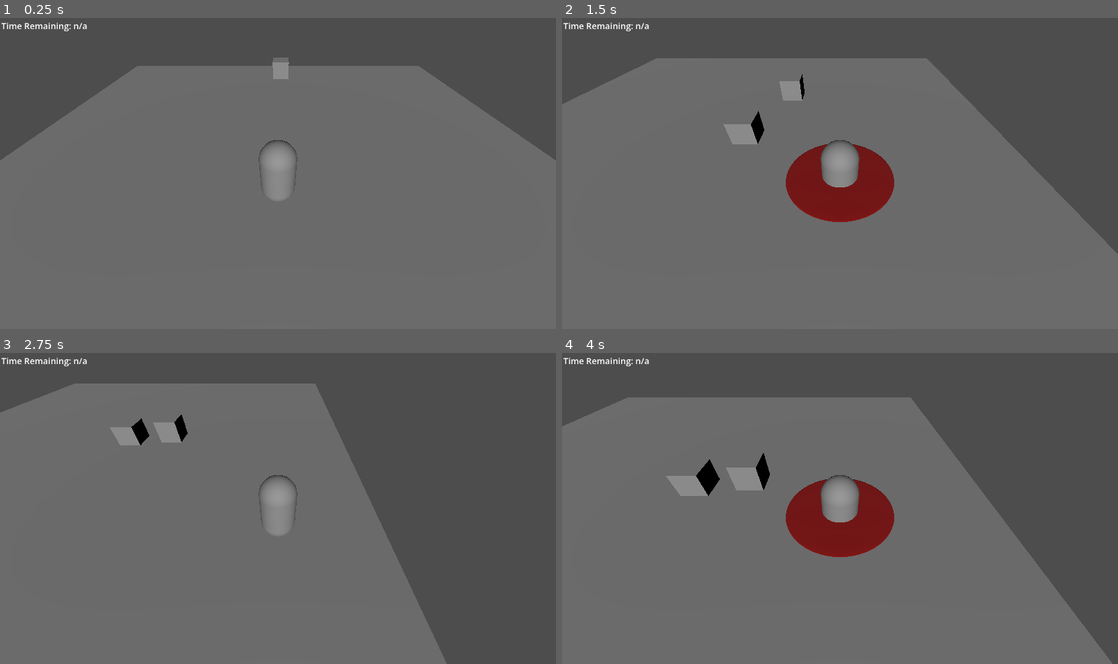
Above: before the commit, frames 1-4 (two rows, left to right).
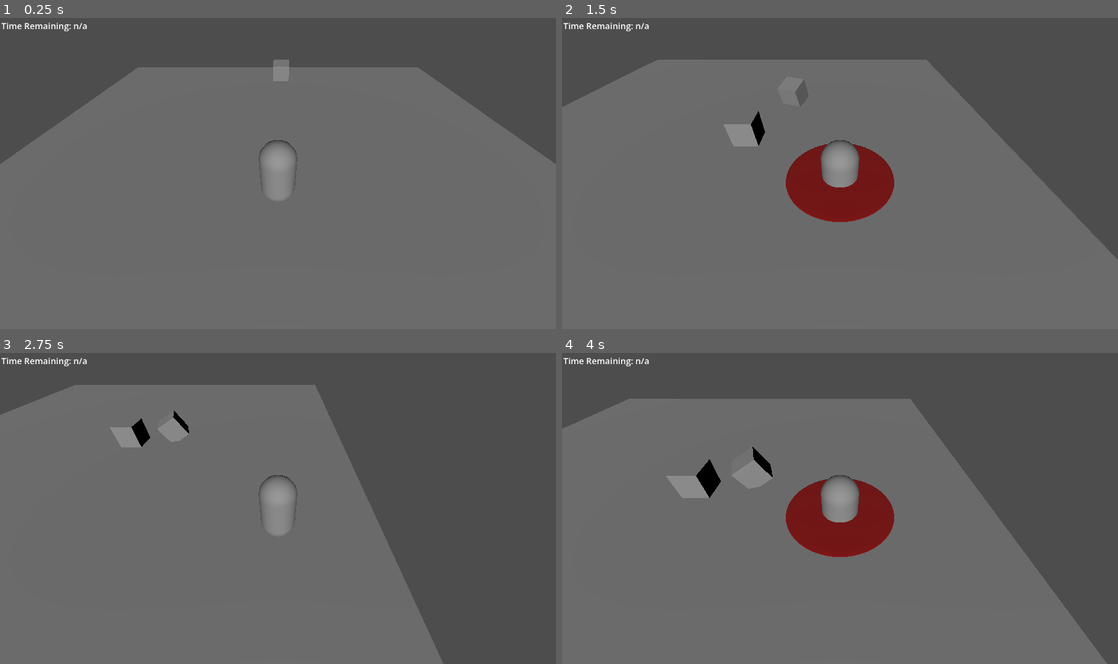
Above: after the commit, the same moments.

Repository: notadoctortired/InvinciKnight
Game: Godot game, scene res://Maps/level.tscn
Same seed, same stepped clock (60 frames per second), same inputs: the game is played once before the commit and once after it.
Inputs:
- Up to frame 1 (0.25 s): no input
- Up to frame 2 (1.5 s): hold D (right) 0.53-1.28 s; hold Space (swing) 0.53-1.28 s; hold S (down) from 1.28 s (still down); tap Space (swing) at 1.35 s
- Up to frame 3 (2.75 s): release S (down) at 2.03 s; hold D (right) from 2.03 s (still down); hold Space (swing) from 2.03 s (still down)
- Up to frame 4 (4 s): release D (right) at 2.78 s; release Space (swing) at 2.78 s; hold W (up) 2.78-3.53 s; tap Space (swing) at 2.85 s; hold A (left) from 3.53 s (still down); hold Space (swing) from 3.53 s (still down)

The runs differ from the first frame. In frame 1, 0.7% of the frame differs, in the area x 0-100%, y 12-47%; in frame 2, 0.9%; in frame 3, 0.8%; in frame 4, 1.3%, in the area x 0-99%, y 14-100%.
Error in both runs: Attempt to call function 'get_node' in base 'null instance' on a null instance. (res://Buildings/KOTH)

Commit message:
Peasant AI now looks at its target destination

Diff:
--- a/AI/Peasant/peasant.tscn
+++ b/AI/Peasant/peasant.tscn
@@ -7,6 +7,7 @@
 [sub_resource type="BoxShape3D" id="BoxShape3D_bt1o5"]
 
 [node name="Peasant" type="CharacterBody3D" unique_id=252368505]
+axis_lock_linear_y = true
 script = ExtResource("1_bt1o5")
 speed = 1.0
 health = 10.0
--- a/AI/Peasant/peasant_controller.gd
+++ b/AI/Peasant/peasant_controller.gd
@@ -48,6 +48,8 @@
 	if not is_on_floor():
 		velocity += get_gravity() * delta
 
+	look_at(move_target_pos)
+
 	move_and_slide()
 
 func kill_actor():
--- a/Maps/level.tscn
+++ b/Maps/level.tscn
@@ -42,6 +42,7 @@
 health = 20.0
 
 [node name="NavigationRegion3D" type="NavigationRegion3D" parent="." unique_id=217935255]
+transform = Transform3D(1, 0, 0, 0, 1, 0, 0, 0, 1, 0, -0.5, 0)
 navigation_mesh = SubResource("NavigationMesh_obos6")
 
 [node name="RegionOne" type="MeshInstance3D" parent="NavigationRegion3D" unique_id=494417816]
@@ -49,6 +50,6 @@
 mesh = SubResource("PlaneMesh_obos6")
 
 [node name="NavigationObstacle3D" type="NavigationObstacle3D" parent="NavigationRegion3D" unique_id=740570022]
-transform = Transform3D(0.9659258, 0, 0.25881904, 0, 1, 0, -0.25881904, 0, 0.9659258, 0.3, 0.20000002, -0.3)
+transform = Transform3D(0.9659258, 0, 0.25881904, 0, 1, 0, -0.25881904, 0, 0.9659258, 0.3, 1, -0.3)
 vertices = PackedVector3Array(0.8, 0, 1.8000001, 1.2, 0, -1, -1.5470138, 0, -1.4186101, -2, 0, 1.4)
 affect_navigation_mesh = true
